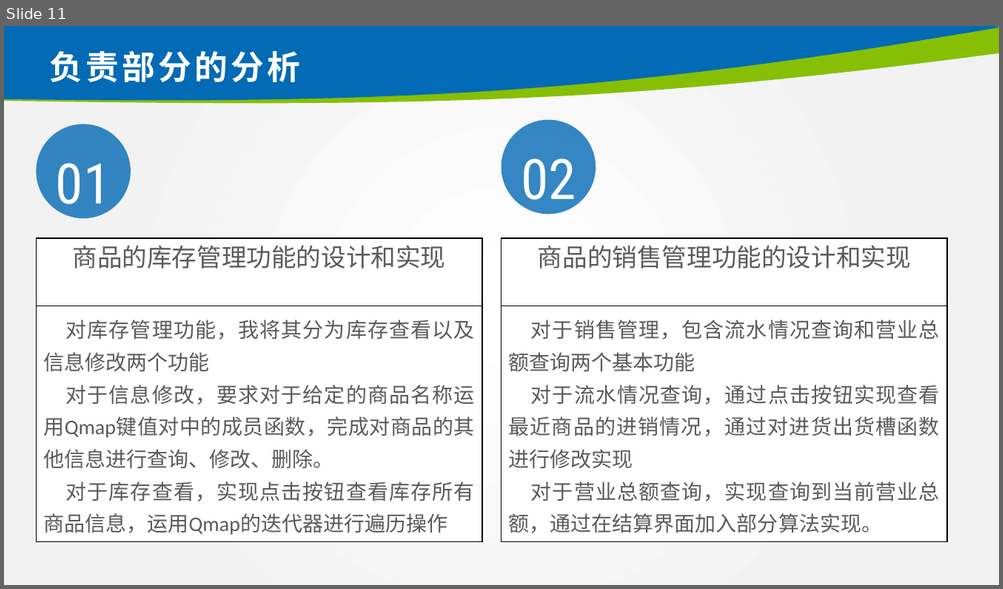
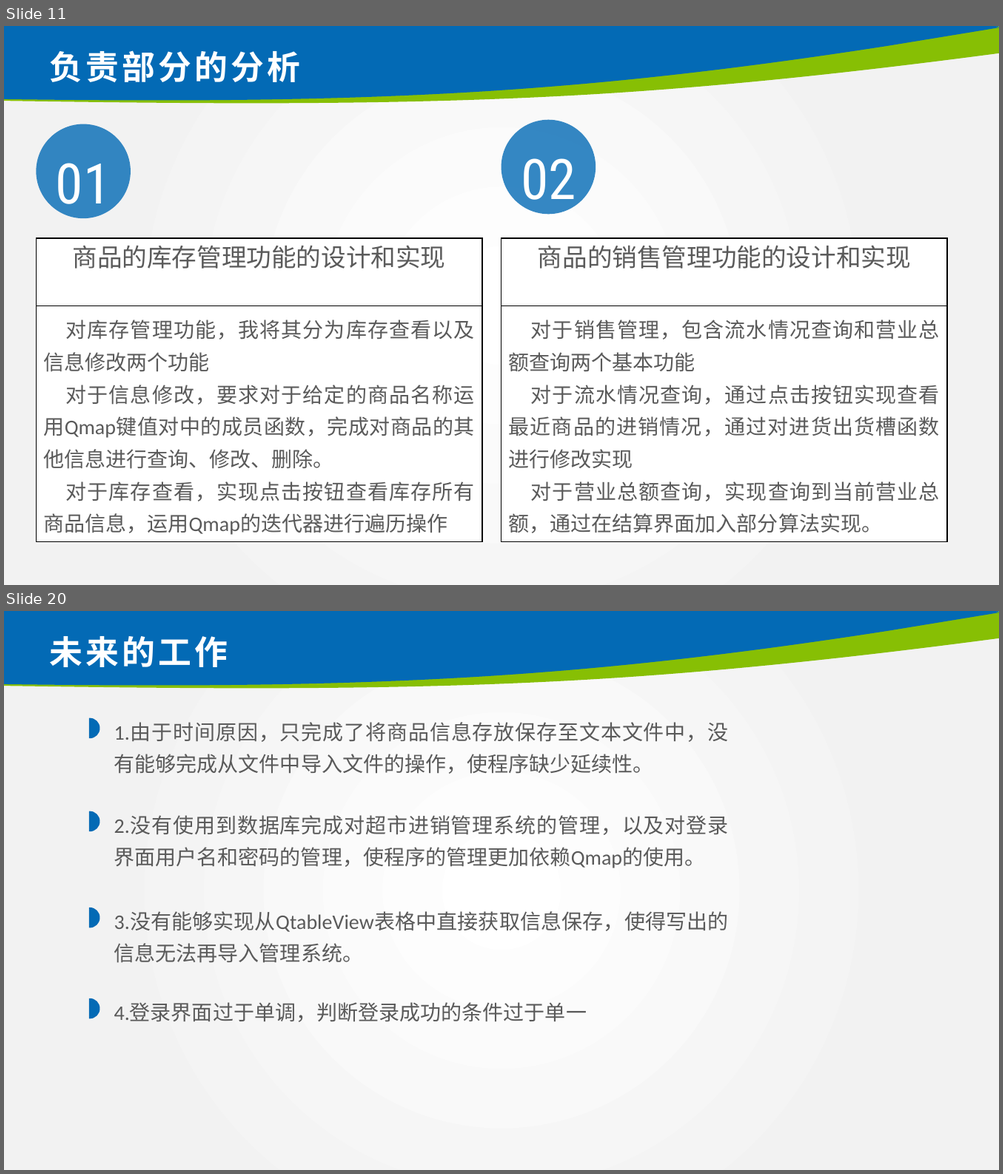
Before and after one commit to CH3OCH3-lio/shop-management, a slide deck: 2019013121_林炅答辩.pptx. Shown one above the other, each under a label of ours: slide 11 before the commit, slides 11 and 20 after it; the slides between them are not shown. The pictures are 1003x589 and 1003x1174 pixels, drawn with LibreOffice and Linux fonts; fonts in the diff are those of the drawing; background and template pictures are left out. Boxes give left, top, right and bottom in pixels: in the first picture for what was removed or moved away, otherwise in the second. Text is boxed around its words. In the diff, an @@ line names an element or a change of style, - is before the commit and + after.

Commit message:
ppt 完成

```diff
--- a/2019013121_林炅答辩.pptx
+++ b/2019013121_林炅答辩.pptx
@@ slide 20 added at box(4, 611, 999, 1170), background picture (left out); not listed: 2 template elements that a slide beside it also shows @@
@@ title added at box(49, 636, 227, 667), 32 pt, text #FFFFFF, bold @@
+未来的工作
@@ freeform shape added at box(89, 718, 100, 738), fill #036AB5 @@
@@ text added at box(114, 722, 728, 774), 20 pt, text #5A5A5A @@
+1.由于时间原因，只完成了将商品信息存放保存至文本文件中，没有能够完成从文件中导入文件的操作，使程序缺少延续性。
@@ freeform shape added at box(89, 812, 100, 832), fill #036AB5 @@
@@ text added at box(114, 815, 728, 869), 20 pt, text #5A5A5A @@
+2.没有使用到数据库完成对超市进销管理系统的管理，以及对登录界面用户名和密码的管理，使程序的管理更加依赖Qmap的使用。
@@ freeform shape added at box(89, 908, 100, 928), fill #036AB5 @@
@@ text added at box(114, 912, 728, 963), 20 pt, text #5A5A5A @@
+3.没有能够实现从QtableView表格中直接获取信息保存，使得写出的信息无法再导入管理系统。
@@ freeform shape added at box(89, 999, 100, 1019), fill #036AB5 @@
@@ text added at box(114, 1002, 586, 1022), 20 pt, text #5A5A5A @@
+4.登录界面过于单调，判断登录成功的条件过于单一
```
Also in this commit, not shown: 2 slides changed, 8 other slides added, 21 slides removed, 2 other files.
